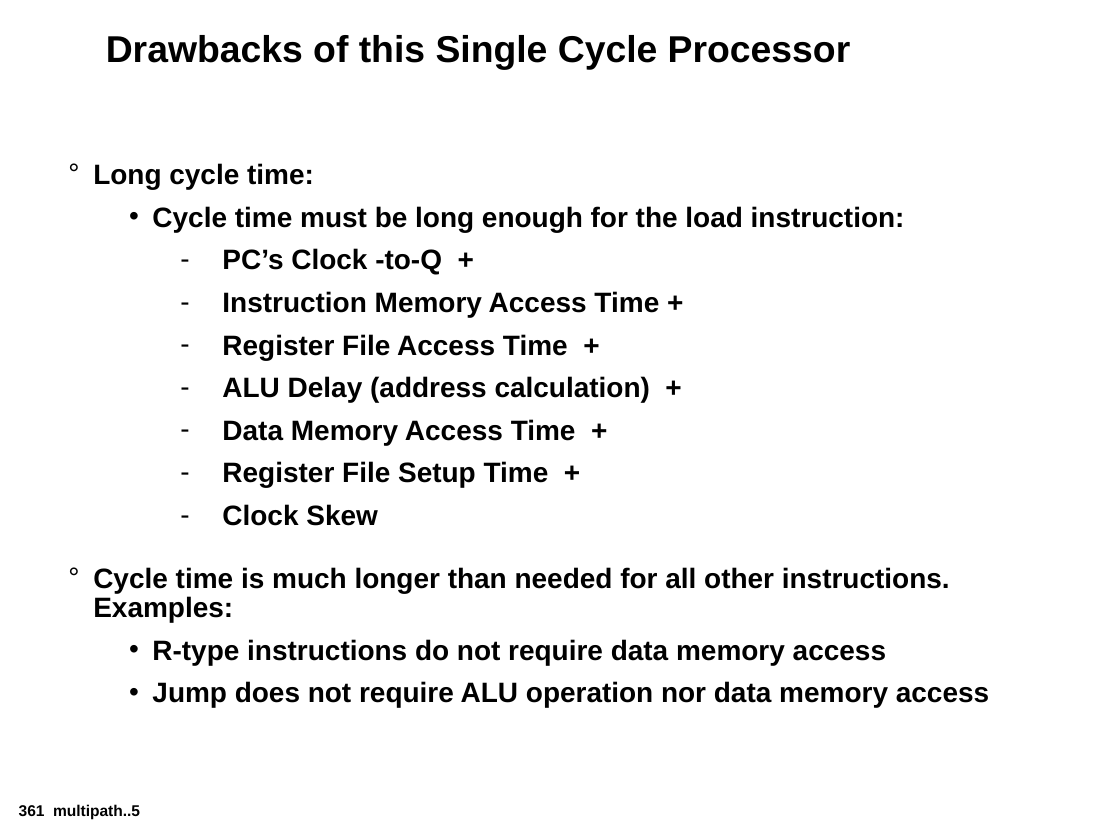
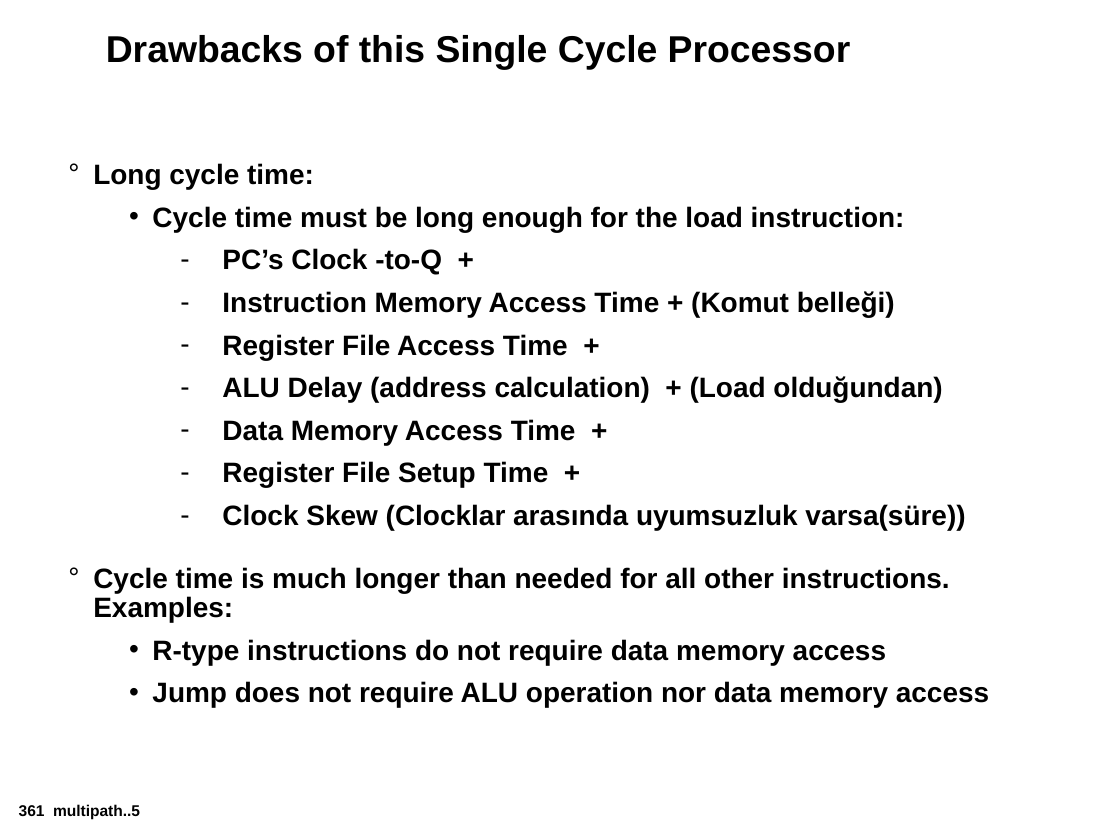
Before and after one commit to afozbek/2019-Bahar, a slide deck: slide 5 of Bilgisayar-Mimarisi-Slaytlar/Bolum_5_MultiCycleProcessor.ppt. Drawn at 1120x840 pixels with LibreOffice and Linux fonts; fonts in the diff are those of the drawing. Boxes give left, top, right and bottom in pixels: in the first picture for what was removed or moved away, otherwise in the second. Text is boxed around its words. In the diff, an @@ line names an element or a change of style, - is before the commit and + after.

```diff
--- a/Bilgisayar-Mimarisi-Slaytlar/Bolum_5_MultiCycleProcessor.ppt
+++ b/Bilgisayar-Mimarisi-Slaytlar/Bolum_5_MultiCycleProcessor.ppt
@@ text at [222,291,895,317]: text changed @@
-    – Instruction Memory Access Time +
+    – Instruction Memory Access Time + (Komut belleği)
@@ text at [222,376,942,402]: text changed @@
-    – ALU Delay (address calculation) +
+    – ALU Delay (address calculation) + (Load olduğundan)
@@ text at [222,504,965,530]: text changed @@
-    – Clock Skew
+    – Clock Skew (Clocklar arasında uyumsuzluk varsa(süre))
```
Also in this commit, not shown: 5 other slides changed, 6 slides added, 6 slides removed, 3 other files.
